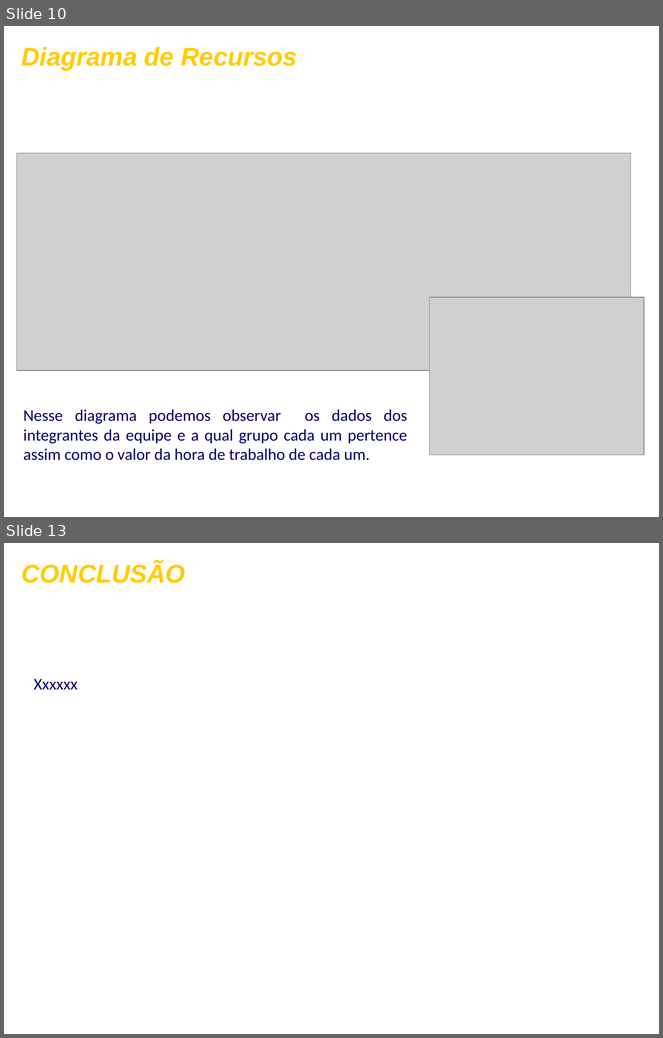
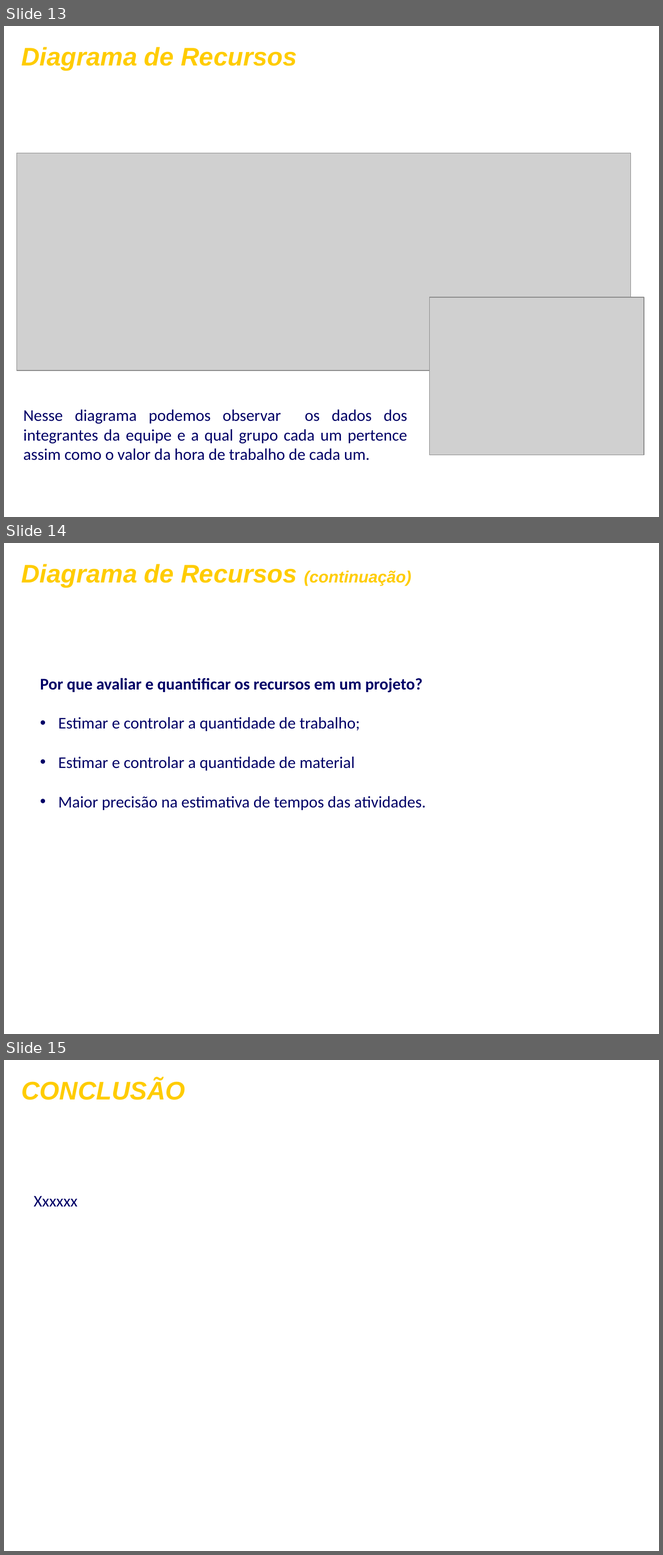
Before and after one commit to FrancescoBeghelli/TrabalhoES, a slide deck: ApresentaçãoFormatada.ppt. Shown one above the other, each under a label of ours: slides 10 and 13 before the commit, slides 13, 14 and 15 after it; the slides between them are not shown. The pictures are 663x1038 and 663x1555 pixels, drawn with LibreOffice and Linux fonts; fonts in the diff are those of the drawing; grey boxes stand for pictures; background and template pictures are left out. Boxes give left, top, right and bottom in pixels: in the first picture for what was removed or moved away, otherwise in the second. Text is boxed around its words. In the diff, an @@ line names an element or a change of style, - is before the commit and + after.

```diff
--- a/ApresentaçãoFormatada.ppt
+++ b/ApresentaçãoFormatada.ppt
@@ slide 14 added at [4, 543, 659, 1034], background picture (left out) @@
@@ text added at [21, 564, 411, 588], 28 pt, text #FFCC00, bold, italic @@
+Diagrama de Recursos (continuação)
@@ text added at [40, 678, 426, 810], 18 pt, text #000066 @@
+Por que avaliar e quantificar os recursos em um projeto?
+• Estimar e controlar a quantidade de trabalho;
+• Estimar e controlar a quantidade de material
+• Maior precisão na estimativa de tempos das atividades.
@@ what was slide 10 is now slide 13 @@
@@ what was slide 13 is now slide 15 @@
```
Also in this commit, not shown: 2 slides changed, 2 other slides added, 2 slides removed.
